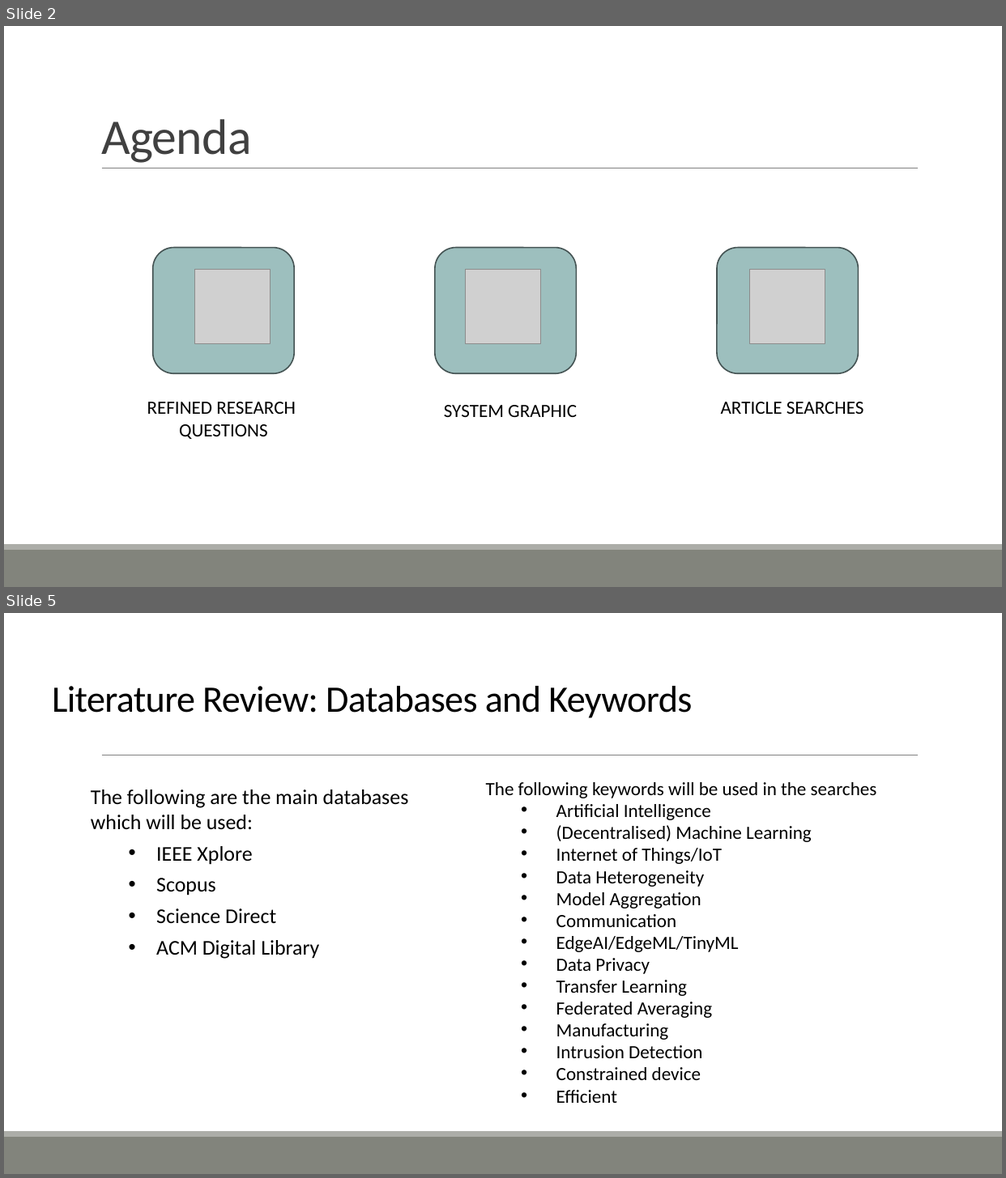
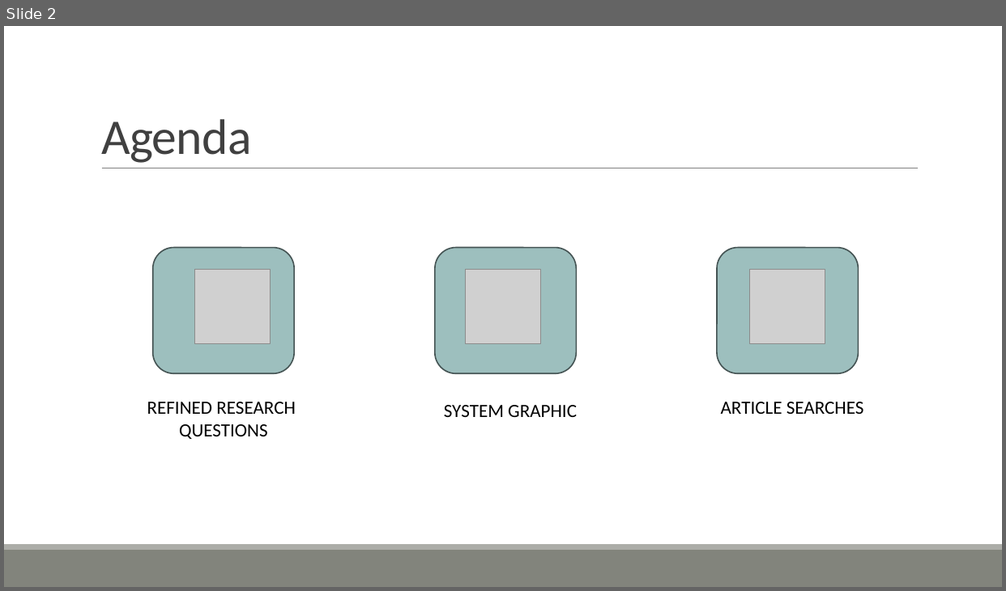
Before and after one commit to ofithcheallaigh/phd, a slide deck: Presentations/Supervisor Meetings/2024/Upcoming Meeting.pptx. Shown one above the other, each under a label of ours: slides 2 and 5 before the commit, slide 2 after it; the slides between them are not shown. The pictures are 1006x1178 and 1006x591 pixels, drawn with LibreOffice and Linux fonts; fonts in the diff are those of the drawing; grey boxes stand for pictures. Boxes give left, top, right and bottom in pixels: in the first picture for what was removed or moved away, otherwise in the second. Text is boxed around its words. In the diff, an @@ line names an element or a change of style, - is before the commit and + after.

```diff
--- a/Presentations/Supervisor Meetings/2024/Upcoming Meeting.pptx
+++ b/Presentations/Supervisor Meetings/2024/Upcoming Meeting.pptx
@@ slide 5 removed at (4, 613, 1002, 1174), background #FFFFFF; not listed: 3 template elements that a slide beside it also shows @@
@@ title removed at (52, 686, 692, 718) @@
-Literature Review: Databases and Keywords
@@ text removed at (486, 782, 877, 1103) @@
-The following keywords will be used in the searches
-• Artificial Intelligence
-• (Decentralised) Machine Learning
-• Internet of Things/IoT
-• Data Heterogeneity
-• Model Aggregation
-• Communication
-• EdgeAI/EdgeML/TinyML
-• Data Privacy
-• Transfer Learning
-• Federated Averaging
-• Manufacturing
-• Intrusion Detection
-• Constrained device
-• Efficient
@@ text removed at (91, 790, 409, 959) @@
-The following are the main databases which will be used:
-  • IEEE Xplore
-  • Scopus
-  • Science Direct
-  • ACM Digital Library
```
Also in this commit, not shown: 1 slide added, 3 other slides removed.
